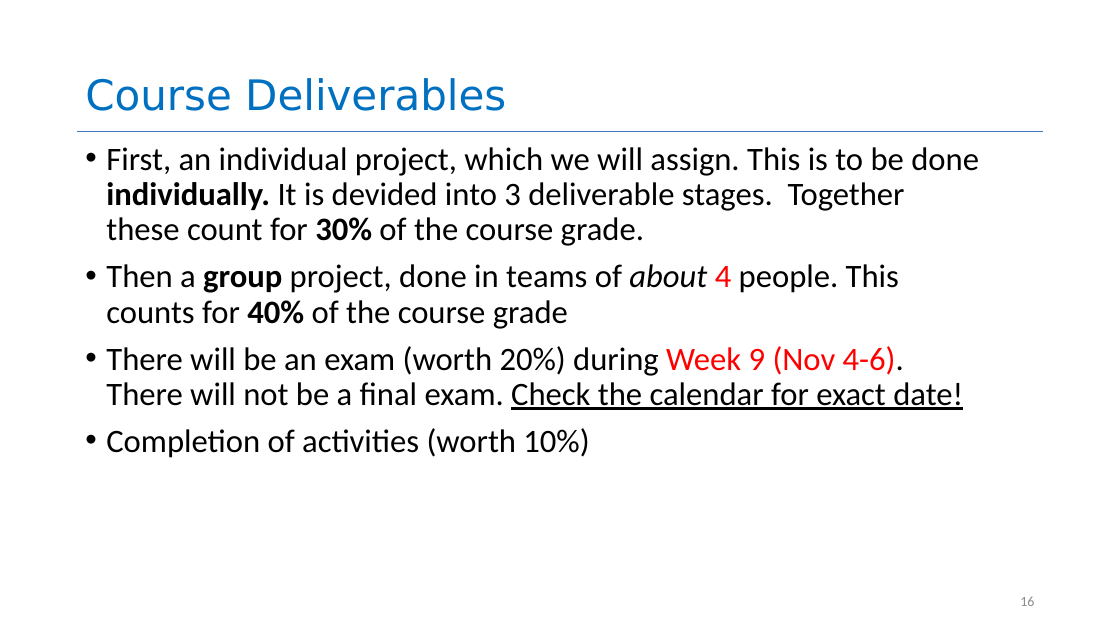
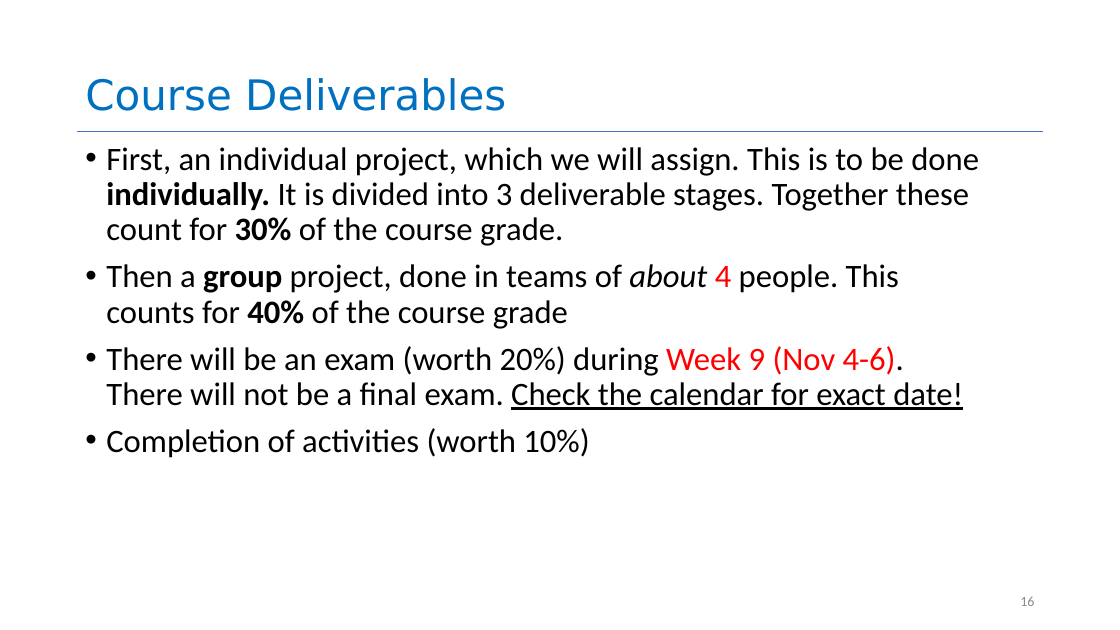
Before and after one commit to neu-se/CS4530-Fall-2026, a slide deck: slide 16 of Slides/Module 01.1 Course Introduction.pptx. Drawn at 1120x630 pixels with LibreOffice and Linux fonts; fonts in the diff are those of the drawing. Boxes give left, top, right and bottom in pixels: in the first picture for what was removed or moved away, otherwise in the second. Text is boxed around its words. In the diff, an @@ line names an element or a change of style, - is before the commit and + after.

```diff
--- a/Slides/Module 01.1 Course Introduction.pptx
+++ b/Slides/Module 01.1 Course Introduction.pptx
@@ text at box(106, 147, 979, 246): text changed @@
-• First, an individual project, which we will assign. This is to be done individually. It is devided into 3 deliverable stages. Together these count for 30% of the course grade.
+• First, an individual project, which we will assign. This is to be done individually. It is divided into 3 deliverable stages. Together these count for 30% of the course grade.
```
Also in this commit, not shown: 4 other slides changed, 4 other files.
